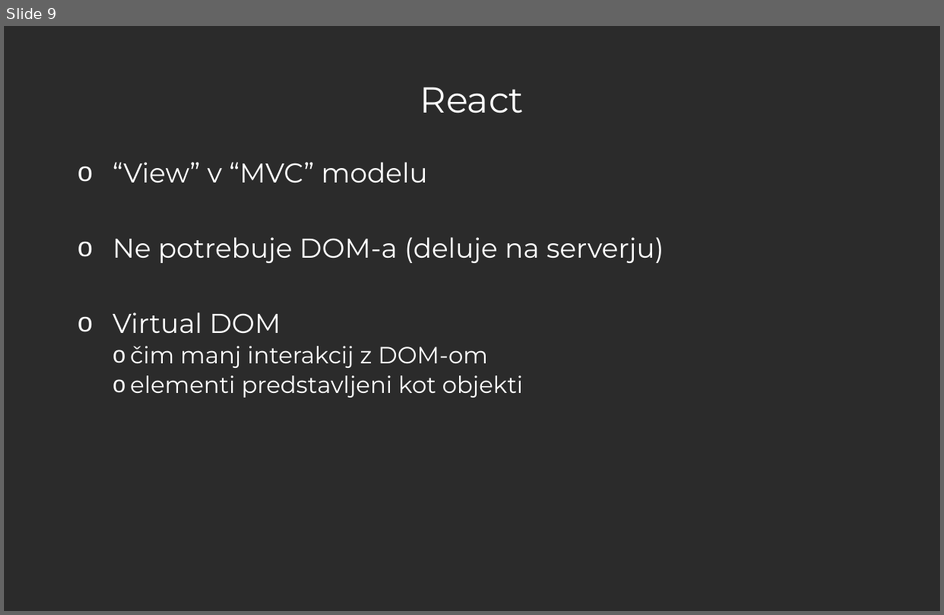
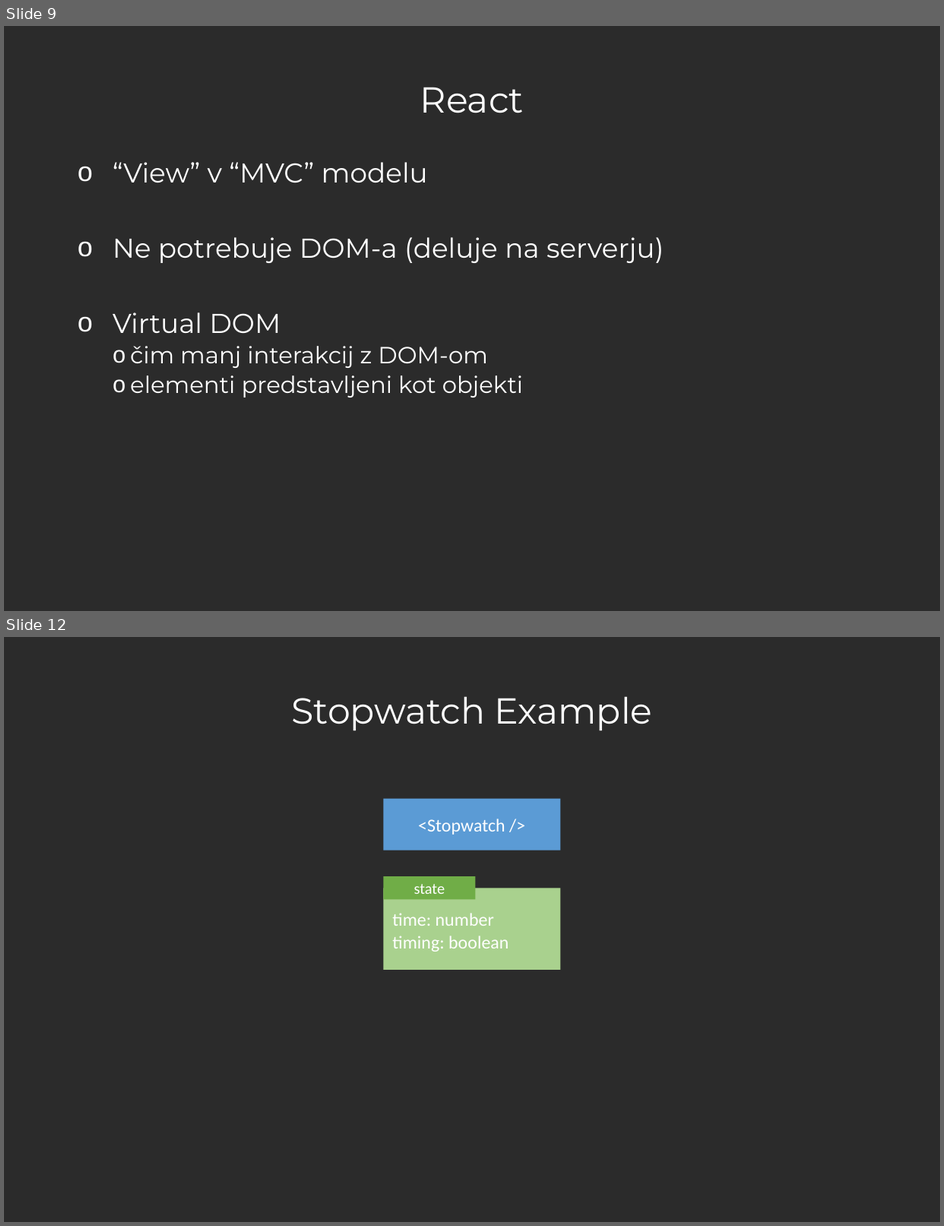
Before and after one commit to urbancvek/react-workshop, a slide deck: Let's React - Workshop.pptx. Shown one above the other, each under a label of ours: slide 9 before the commit, slides 9 and 12 after it; the slides between them are not shown. The pictures are 944x615 and 944x1226 pixels, drawn with LibreOffice and Linux fonts; fonts in the diff are those of the drawing; background and template pictures are left out; a plain dark background stands for a picture behind light text. Boxes give left, top, right and bottom in pixels: in the first picture for what was removed or moved away, otherwise in the second. Text is boxed around its words. In the diff, an @@ line names an element or a change of style, - is before the commit and + after.

Commit message:
Add slides for examples

```diff
--- a/Let's React - Workshop.pptx
+++ b/Let's React - Workshop.pptx
@@ slide 12 added at [4,637,940,1222], background picture (left out) @@
@@ title added at [291,696,653,731], 28 pt, text #FFFFFF @@
+Stopwatch Example
@@ rectangle added at [384,799,561,851], fill #5B9BD5, 14.2 pt, text #FFFFFF @@
+<Stopwatch />
@@ rectangle added at [384,876,476,900], fill #70AD47, 12 pt, text #FFFFFF @@
+state
@@ rectangle added at [384,888,561,970], fill #A9D18E, 14.2 pt, text #FFFFFF @@
+time: number
+timing: boolean
```
Also in this commit, not shown: 1 slide changed, 6 other slides added.
